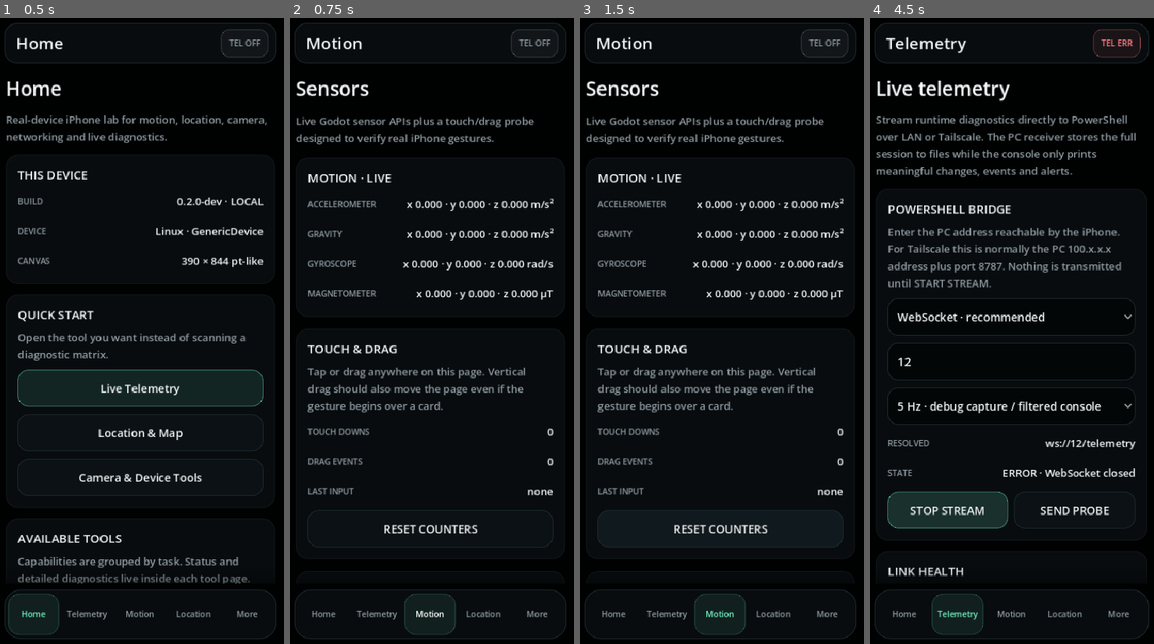
Above: before the commit, frames 1-4 (left to right).
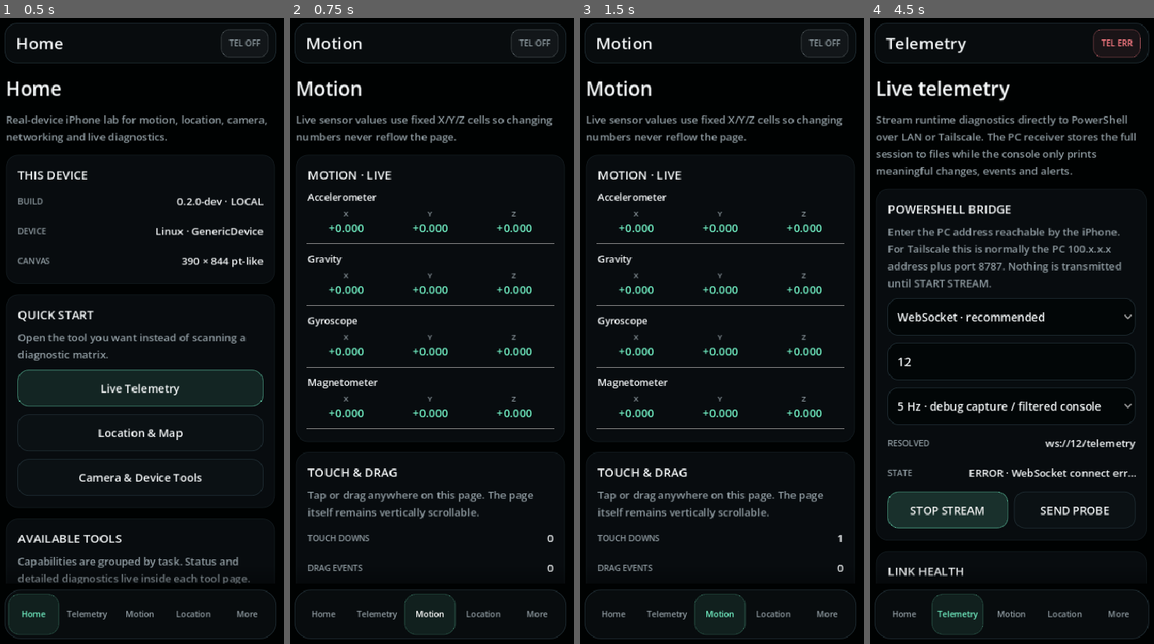
Above: after the commit, the same moments.

Repository: Rzbck/ios-godot-lab
Game: Godot game, scene res://scenes/main.tscn
Two runs of this game, one before a commit and one after it. Both use one fixed random seed, a clock stepped at 60 frames per second and the inputs below.
Inputs (mouse positions are in pixels of both pictures, inside the frame that each line leads up to):
- Up to frame 1 (0.5 s): no input
- Up to frame 2 (0.75 s): click "Motion" at 0.5 s
- Up to frame 3 (1.5 s): click "RESET COUNTERS" (after the commit: "Reset Counters") at 1.25 s
- Up to frame 4 (4.5 s): click "Home" at 2 s; click "Live Telemetry" at 2.75 s; click (1012, 362) at 3.52 s; type "12" at 3.6 s; click "START STREAM" at 4.25 s

Frame 1 is identical in both runs. In frame 2, 9.9% of the frame differs, in the area x 2-97%, y 9-89%; in frame 3, 9.9%; in frame 4, 0.5%.

Commit message:
fix(ui): keep live motion values on a fixed grid

Diff:
--- a/scripts/pages/sensors_page.gd
+++ b/scripts/pages/sensors_page.gd
@@ -2,10 +2,7 @@
 
 const UI = preload("res://scripts/ui.gd")
 
-var _accelerometer: Label
-var _gravity: Label
-var _gyroscope: Label
-var _magnetometer: Label
+var _motion_values: Dictionary = {}
 var _touches: Label
 var _drags: Label
 var _last_input: Label
@@ -18,36 +15,36 @@
 
 func _ready() -> void:
 	size_flags_horizontal = Control.SIZE_EXPAND_FILL
-	add_theme_constant_override("separation", 16)
+	add_theme_constant_override("separation", 14)
 	mouse_filter = Control.MOUSE_FILTER_IGNORE
 
 	UI.section_title(
 		self,
-		"Sensors",
-		"Live Godot sensor APIs plus a touch/drag probe designed to verify real iPhone gestures."
+		"Motion",
+		"Live sensor values use fixed X/Y/Z cells so changing numbers never reflow the page."
 	)
 
 	var motion := UI.make_card(self, "MOTION · LIVE")
-	_accelerometer = UI.value_row(motion, "Accelerometer", "waiting…")
-	_gravity = UI.value_row(motion, "Gravity", "waiting…")
-	_gyroscope = UI.value_row(motion, "Gyroscope", "waiting…")
-	_magnetometer = UI.value_row(motion, "Magnetometer", "waiting…")
+	_motion_values["accelerometer"] = _add_vector_probe(motion, "Accelerometer", "m/s²")
+	_motion_values["gravity"] = _add_vector_probe(motion, "Gravity", "m/s²")
+	_motion_values["gyroscope"] = _add_vector_probe(motion, "Gyroscope", "rad/s")
+	_motion_values["magnetometer"] = _add_vector_probe(motion, "Magnetometer", "µT")
 
 	var touch := UI.make_card(
 		self,
 		"TOUCH & DRAG",
-		"Tap or drag anywhere on this page. Vertical drag should also move the page even if the gesture begins over a card."
+		"Tap or drag anywhere on this page. The page itself remains vertically scrollable."
 	)
 	_touches = UI.value_row(touch, "Touch downs", "0")
 	_drags = UI.value_row(touch, "Drag events", "0")
 	_last_input = UI.value_row(touch, "Last input", "none")
-	var reset := UI.button("RESET COUNTERS")
+	var reset := UI.button("Reset Counters")
 	reset.pressed.connect(_reset_counters)
 	touch.add_child(reset)
 
 	var haptic := UI.make_card(self, "HAPTICS")
 	_haptic_status = UI.value_row(haptic, "Status", "not tested")
-	var pulse := UI.button("TEST VIBRATION", true)
+	var pulse := UI.button("Test Vibration", true)
 	pulse.pressed.connect(_test_haptic)
 	haptic.add_child(pulse)
 
@@ -55,13 +52,68 @@
 	set_process_input(true)
 
 
+func _add_vector_probe(parent: Container, title_text: String, unit: String) -> Array:
+	var block := VBoxContainer.new()
+	block.size_flags_horizontal = Control.SIZE_EXPAND_FILL
+	block.add_theme_constant_override("separation", 6)
+	block.mouse_filter = Control.MOUSE_FILTER_IGNORE
+	parent.add_child(block)
+
+	var heading := HBoxContainer.new()
+	heading.size_flags_horizontal = Control.SIZE_EXPAND_FILL
+	heading.mouse_filter = Control.MOUSE_FILTER_IGNORE
+	block.add_child(heading)
+
+	var title := UI.single_line_label(title_text, 13, UI.TEXT)
+	title.size_flags_horizontal = Control.SIZE_EXPAND_FILL
+	heading.add_child(title)
+	heading.add_child(UI.single_line_label(unit, 11, UI.MUTED))
+
+	var grid := HBoxContainer.new()
+	grid.size_flags_horizontal = Control.SIZE_EXPAND_FILL
+	grid.add_theme_constant_override("separation", 8)
+	grid.mouse_filter = Control.MOUSE_FILTER_IGNORE
+	block.add_child(grid)
+
+	var values: Array = []
+	for axis in ["X", "Y", "Z"]:
+		var cell := VBoxContainer.new()
+		cell.size_flags_horizontal = Control.SIZE_EXPAND_FILL
+		cell.add_theme_constant_override("separation", 1)
+		cell.mouse_filter = Control.MOUSE_FILTER_IGNORE
+		grid.add_child(cell)
+
+		var axis_label := UI.single_line_label(axis, 10, UI.MUTED)
+		axis_label.horizontal_alignment = HORIZONTAL_ALIGNMENT_CENTER
+		cell.add_child(axis_label)
+
+		var value := UI.single_line_label("+0.000", 15, UI.ACCENT)
+		value.horizontal_alignment = HORIZONTAL_ALIGNMENT_CENTER
+		value.custom_minimum_size.y = 24
+		cell.add_child(value)
+		values.append(value)
+
+	var separator := HSeparator.new()
+	separator.mouse_filter = Control.MOUSE_FILTER_IGNORE
+	block.add_child(separator)
+	return values
+
+
 func _process(_delta: float) -> void:
 	if not is_visible_in_tree():
 		return
-	_accelerometer.text = _format_vector(Input.get_accelerometer(), "m/s²")
-	_gravity.text = _format_vector(Input.get_gravity(), "m/s²")
-	_gyroscope.text = _format_vector(Input.get_gyroscope(), "rad/s")
-	_magnetometer.text = _format_vector(Input.get_magnetometer(), "µT")
+	_set_vector(_motion_values["accelerometer"], Input.get_accelerometer())
+	_set_vector(_motion_values["gravity"], Input.get_gravity())
+	_set_vector(_motion_values["gyroscope"], Input.get_gyroscope())
+	_set_vector(_motion_values["magnetometer"], Input.get_magnetometer())
+
+
+func _set_vector(labels: Array, value: Vector3) -> void:
+	if labels.size() < 3:
+		return
+	(labels[0] as Label).text = "%+.3f" % value.x
+	(labels[1] as Label).text = "%+.3f" % value.y
+	(labels[2] as Label).text = "%+.3f" % value.z
 
 
 func _input(event: InputEvent) -> void:
@@ -71,7 +123,7 @@
 	if event is InputEventScreenTouch and event.pressed:
 		_touch_count += 1
 		_touches.text = str(_touch_count)
-		_last_input.text = "finger %d · x %.1f · y %.1f" % [
+		_last_input.text = "finger %d · x %.0f · y %.0f" % [
 			event.index,
 			event.position.x,
 			event.position.y
@@ -99,7 +151,3 @@
 func _test_haptic() -> void:
 	Input.vibrate_handheld(90)
 	_haptic_status.text = "request sent"
-
-
-func _format_vector(value: Vector3, unit: String) -> String:
-	return "x %.3f · y %.3f · z %.3f %s" % [value.x, value.y, value.z, unit]
